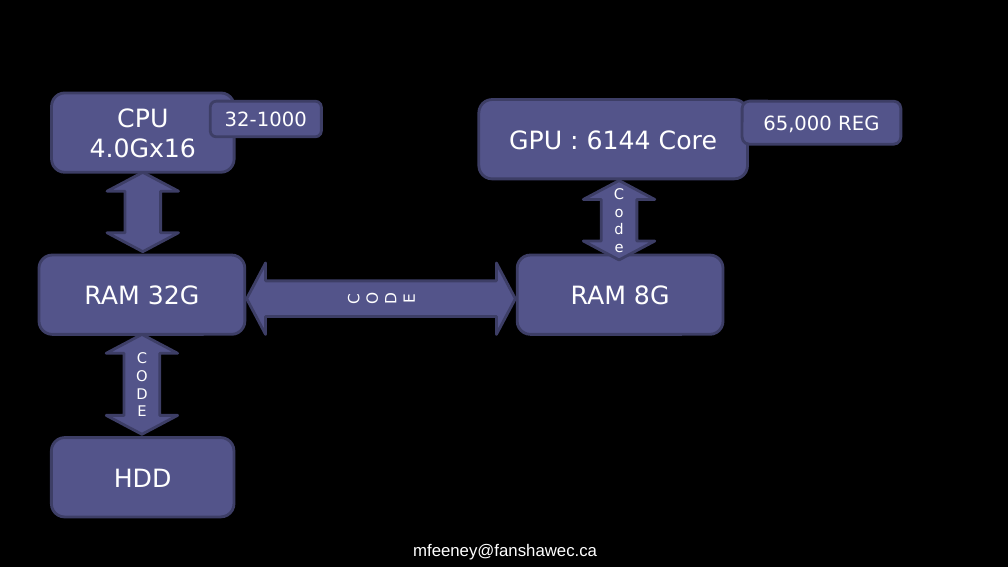
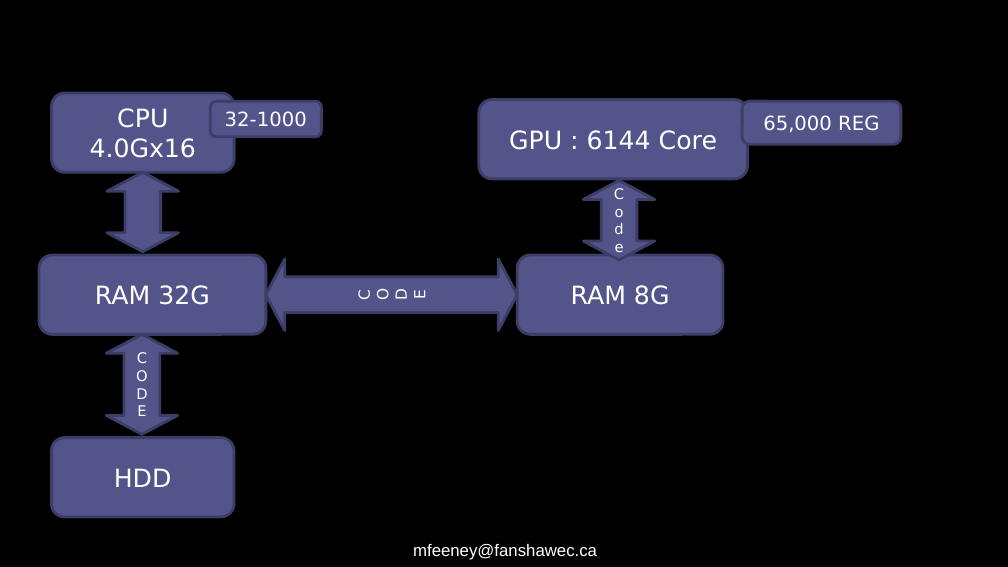
Before and after one commit to FeeneyCodes/INFO3111S22, a slide deck: slide 42 of Day2Day/Day_1 (Tues, June 28th, 2022)/INFO3111S22_W01_Course_Intro (long and boring PPT).pptx. Drawn at 1008x567 pixels with LibreOffice and Linux fonts; fonts in the diff are those of the drawing. Boxes give left, top, right and bottom in pixels: in the first picture for what was removed or moved away, otherwise in the second. Text is boxed around its words. In the diff, an @@ line names an element or a change of style, - is before the commit and + after.

```diff
--- a/Day2Day/Day_1 (Tues, June 28th, 2022)/INFO3111S22_W01_Course_Intro (long and boring PPT).pptx
+++ b/Day2Day/Day_1 (Tues, June 28th, 2022)/INFO3111S22_W01_Course_Intro (long and boring PPT).pptx
@@ rounded rectangle "RAM 32G": place and size @@
-rounded rectangle "RAM 32G" at <box>39,255,245,335</box>
+rounded rectangle "RAM 32G" at <box>39,255,266,335</box>
@@ up down arrow "CODE": place and size @@
-up down arrow "CODE" at <box>247,263,516,335</box>
+up down arrow "CODE" at <box>266,259,517,331</box>
```
Also in this commit, not shown: 7 other files.
